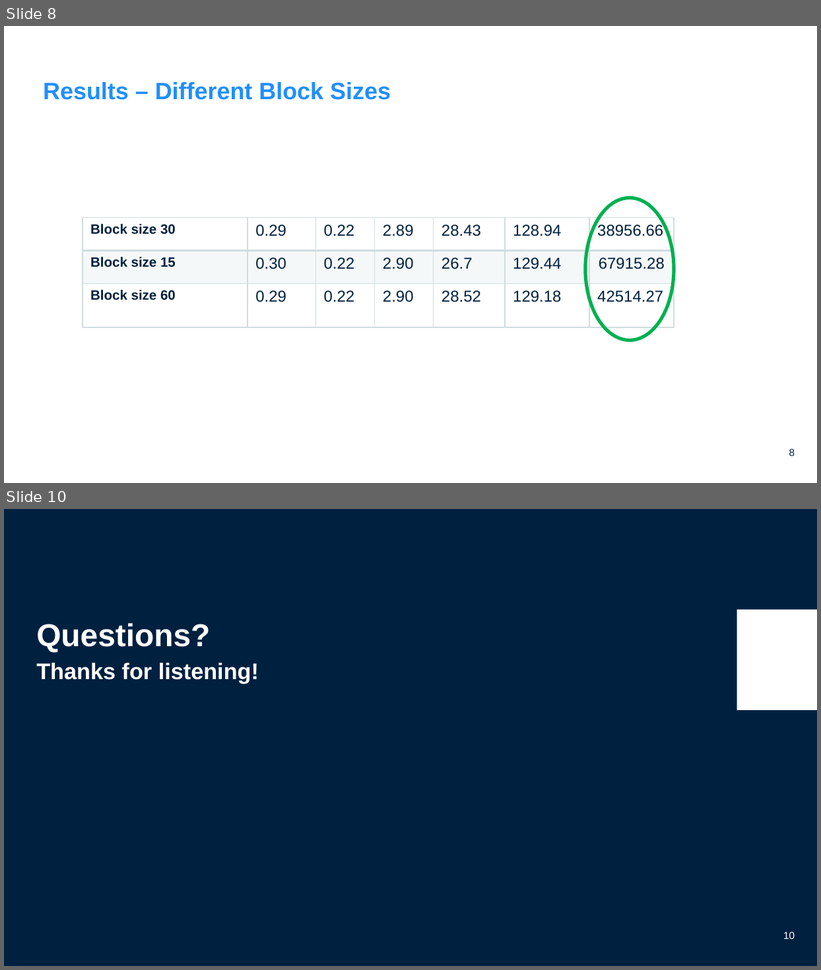
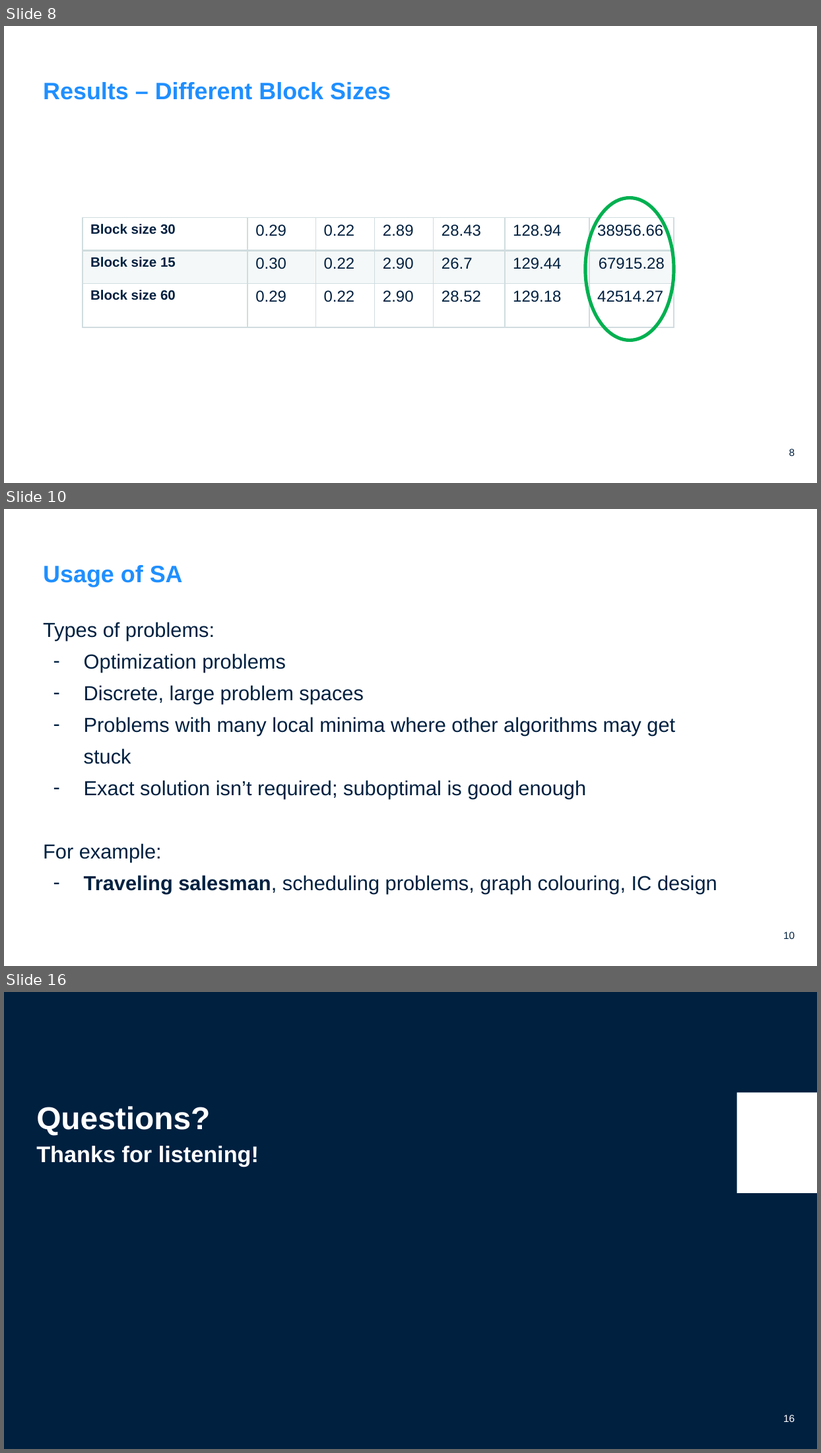
Before and after one commit to mkhfring/travellingSalesMan, a slide deck: COSC507-FinalProject-TSP.pptx. Shown one above the other, each under a label of ours: slides 8 and 10 before the commit, slides 8, 10 and 16 after it; the slides between them are not shown. The pictures are 821x970 and 821x1453 pixels, drawn with LibreOffice and Linux fonts; fonts in the diff are those of the drawing; background and template pictures are left out. Boxes give left, top, right and bottom in pixels: in the first picture for what was removed or moved away, otherwise in the second. Text is boxed around its words. In the diff, an @@ line names an element or a change of style, - is before the commit and + after.

```diff
--- a/COSC507-FinalProject-TSP.pptx
+++ b/COSC507-FinalProject-TSP.pptx
@@ slide 10 added at (x1=4, y1=509, x2=817, y2=966), background #FFFFFF; not listed: 1 template element that a slide beside it also shows @@
@@ title added at (x1=43, y1=565, x2=183, y2=587), 21 pt, text #1F8FFF, bold @@
+Usage of SA
@@ text added at (x1=43, y1=622, x2=717, y2=894), 18 pt, text #002040 @@
+Types of problems:
+– Optimization problems
+– Discrete, large problem spaces
+– Problems with many local minima where other algorithms may get stuck
+– Exact solution isn’t required; suboptimal is good enough
+For example:
+– Traveling salesman, scheduling problems, graph colouring, IC design
@@ what was slide 10 is now slide 16 @@
@@ page number at (x1=783, y1=1415, x2=795, y2=1422): text changed @@
-10
+16
```
Also in this commit, not shown: 6 other slides added, 1 slide removed.
